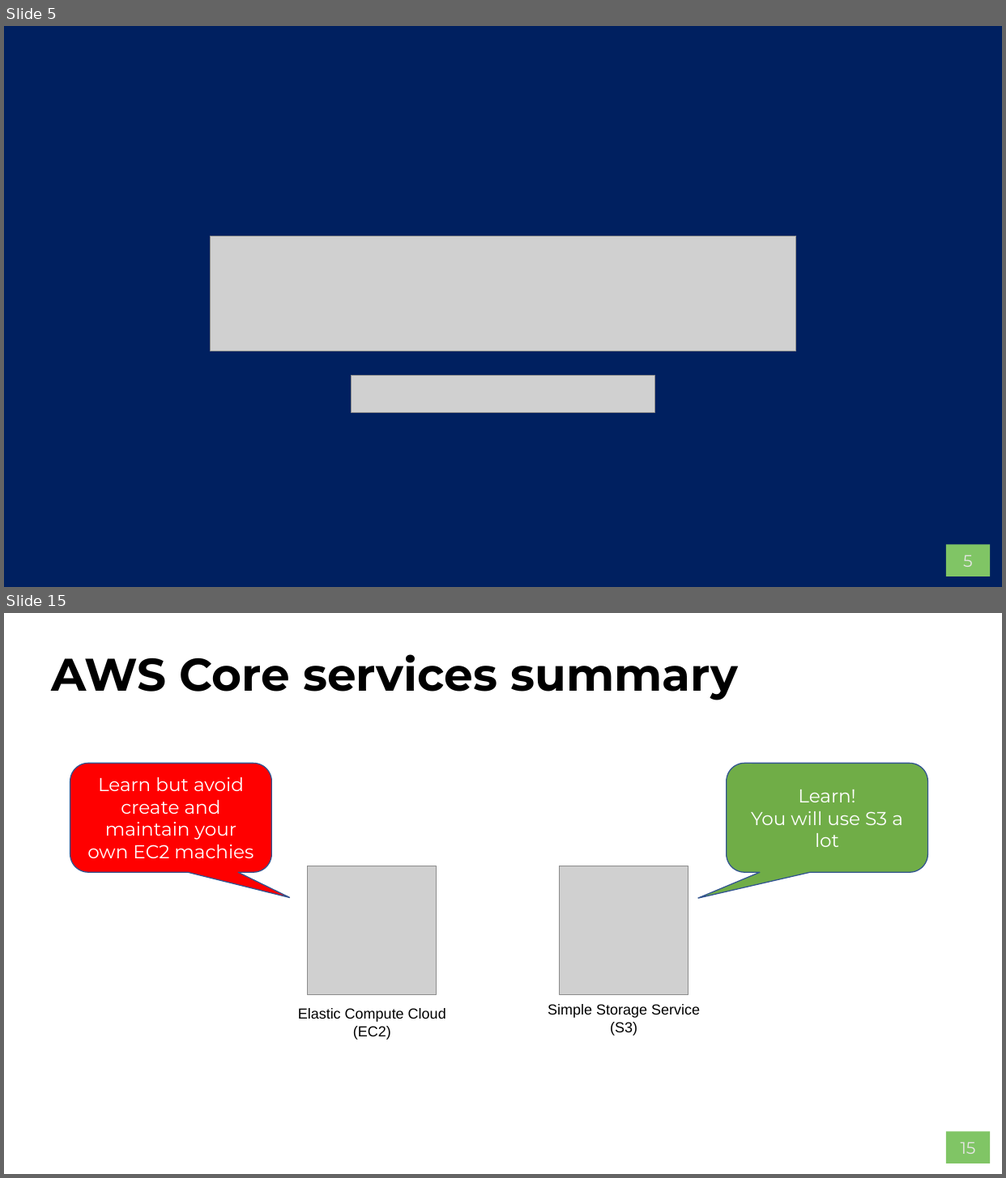
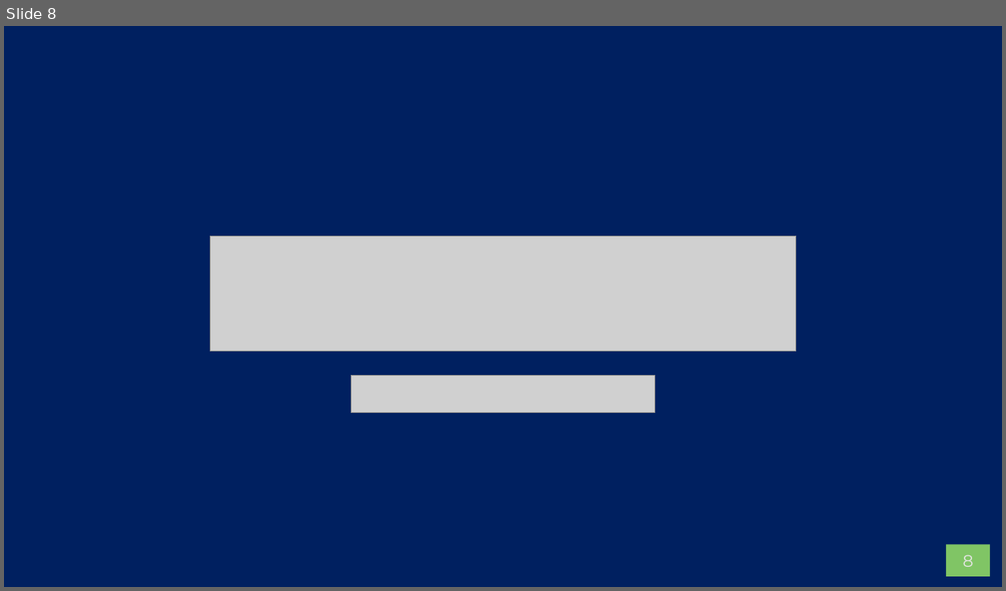
Before and after one commit to AWS-Competence-Group/sessions, a slide deck: 04-aws-cli/04-aws-cli.pptx. Shown one above the other, each under a label of ours: slides 5 and 15 before the commit, slide 8 after it; the slides between them are not shown. The pictures are 1006x1178 and 1006x591 pixels, drawn with LibreOffice and Linux fonts; fonts in the diff are those of the drawing; grey boxes stand for pictures; background and template pictures are left out. Boxes give left, top, right and bottom in pixels: in the first picture for what was removed or moved away, otherwise in the second. Text is boxed around its words. In the diff, an @@ line names an element or a change of style, - is before the commit and + after.

```diff
--- a/04-aws-cli/04-aws-cli.pptx
+++ b/04-aws-cli/04-aws-cli.pptx
@@ slide 15 removed at [4, 613, 1002, 1174], background picture (left out); not listed: 1 template element that a slide beside it also shows @@
@@ title removed at [51, 654, 738, 700] @@
-AWS Core services summary
@@ rounded speech box removed at [70, 764, 271, 873] @@
-Learn but avoid create and maintain your own EC2 machies
@@ rounded speech box removed at [727, 764, 928, 873] @@
-Learn!
-You will use S3 a lot
@@ picture removed at [308, 866, 437, 995] @@
@@ picture removed at [560, 866, 688, 995] @@
@@ text removed at [298, 1008, 446, 1040] @@
-Elastic Compute Cloud (EC2)
@@ text removed at [548, 1004, 700, 1036] @@
-Simple Storage Service (S3)
@@ what was slide 5 is now slide 8 @@
@@ page number at [963, 555, 974, 567]: text changed @@
-5
+8
```
Also in this commit, not shown: 3 slides changed, 3 slides added, 9 other slides removed.
